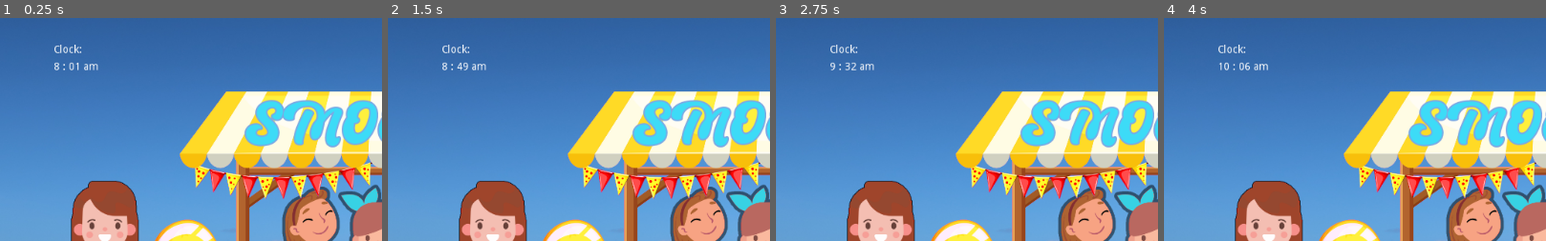
Above: before the commit, frames 1-4 (left to right).
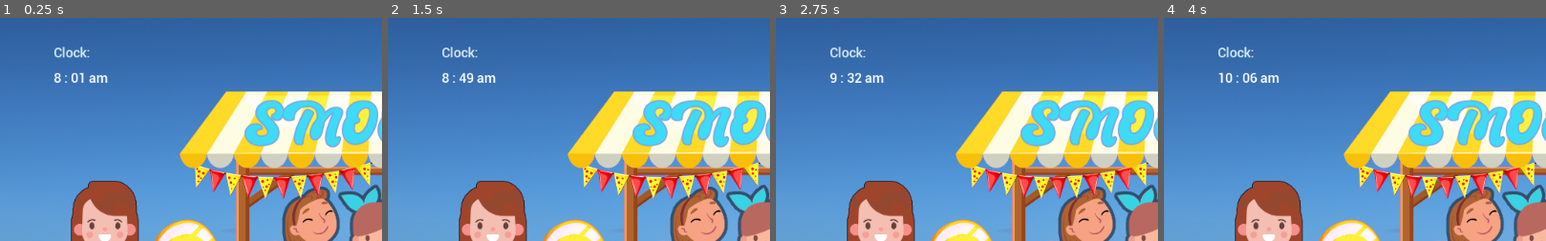
Above: after the commit, the same moments.

Repository: thepriscillawang/SMOOthies
Game: Godot game, scene res://Scenes/Simulation.tscn
The game is run twice, just before and just after one commit, with the same random seed, the same clock (stepped at 60 frames per second) and the same inputs. This scene is started directly instead of the project's main scene. Sound files missing from this copy of the repository are replaced by a short silence.
Inputs (mouse positions are % of the whole screen's width and height, from its top left):
- Up to frame 1 (0.25 s): no input
- Up to frame 2 (1.5 s): click (50, 94) at 0.5 s; click (50, 94) at 1.25 s
- Up to frame 3 (2.75 s): click (50, 94) at 2 s
- Up to frame 4 (4 s): tap Enter at 2.75 s; tap Space at 3.5 s
The pictures show only the part of the screen within x 0-50%, y 0-50%; the shares and areas given below are measured in that part.

The runs differ from the first frame. In frame 1, 0.8% of the frame differs, in the area x 14-29%, y 11-30%; in frame 2, 0.8%; in frame 3, 0.8%; in frame 4, 0.9%, in the area x 14-31%, y 11-30%.
Error in both runs: Invalid operands 'Nil' and 'int' in operator '-'. (res://Scenes/Algorithm.gd:120)

Commit message:
clock formatting

Diff:
--- a/src/SMOOthies/Scenes/Simulation.tscn
+++ b/src/SMOOthies/Scenes/Simulation.tscn
@@ -7,6 +7,7 @@
 [ext_resource path="res://images/button_fast-forward_hover.png" type="Texture" id=5]
 [ext_resource path="res://fonts/hunters/Hunters.otf" type="DynamicFontData" id=6]
 [ext_resource path="res://fonts/batuphat_script/Batuphat Script.otf" type="DynamicFontData" id=7]
+[ext_resource path="res://fonts/roboto/Roboto-Medium.ttf" type="DynamicFontData" id=8]
 
 [sub_resource type="DynamicFont" id=1]
 size = 72
@@ -19,6 +20,14 @@
 outline_size = 1
 outline_color = Color( 0.392157, 0.0235294, 0.0235294, 1 )
 font_data = ExtResource( 6 )
+
+[sub_resource type="DynamicFont" id=3]
+size = 18
+font_data = ExtResource( 8 )
+
+[sub_resource type="DynamicFont" id=4]
+size = 18
+font_data = ExtResource( 8 )
 
 [node name="Simulation" type="Node2D"]
 position = Vector2( 0, -1 )
@@ -74,13 +83,17 @@
 margin_top = 37.0
 margin_right = 112.0
 margin_bottom = 51.0
+custom_colors/font_color = Color( 0.847059, 0.929412, 0.968627, 1 )
+custom_fonts/font = SubResource( 3 )
 text = "Clock:"
 
 [node name="Clock" type="Label" parent="."]
 margin_left = 72.0
-margin_top = 60.0
+margin_top = 71.0
 margin_right = 112.0
-margin_bottom = 74.0
+margin_bottom = 85.0
+custom_colors/font_color = Color( 1, 1, 1, 1 )
+custom_fonts/font = SubResource( 4 )
 
 [connection signal="pressed" from="FastForwardButton" to="." method="_on_FastForwardButton_pressed"]
 [connection signal="timeout" from="Timer" to="." method="_on_Timer_timeout"]
Not shown: 1 places in src/SMOOthies/Scenes/Simulation.tscn that only renumber resources
